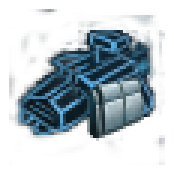
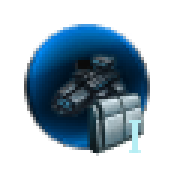
Layers edited between the first and the second 174 × 174 image:
removed layer "Layer #1" over [9, 9, 162, 165]
added layer "Layer copy #5" above "Visible copy #3" over [129, 120, 144, 153]
added layer "Visible copy #3" above "Layer" over [87, 93, 144, 156]
showed "Layer", opacity 100% → 80%, painted on it over [45, 48, 144, 153]
painted on "Layer #3" over [24, 24, 150, 150]
hid "Layer #4" over [9, 9, 165, 165]
